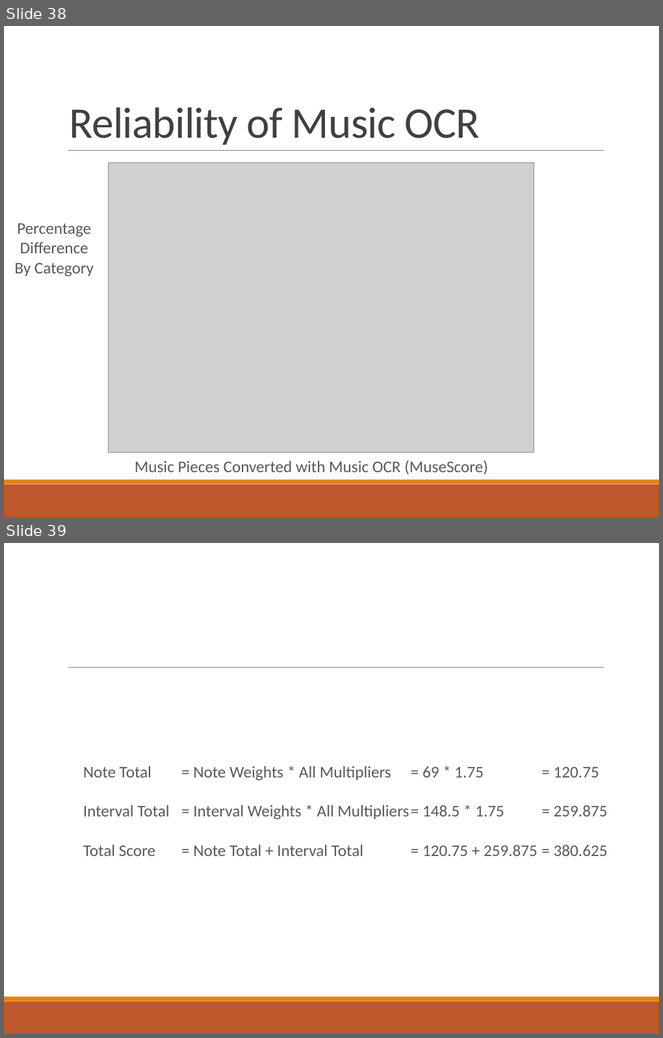
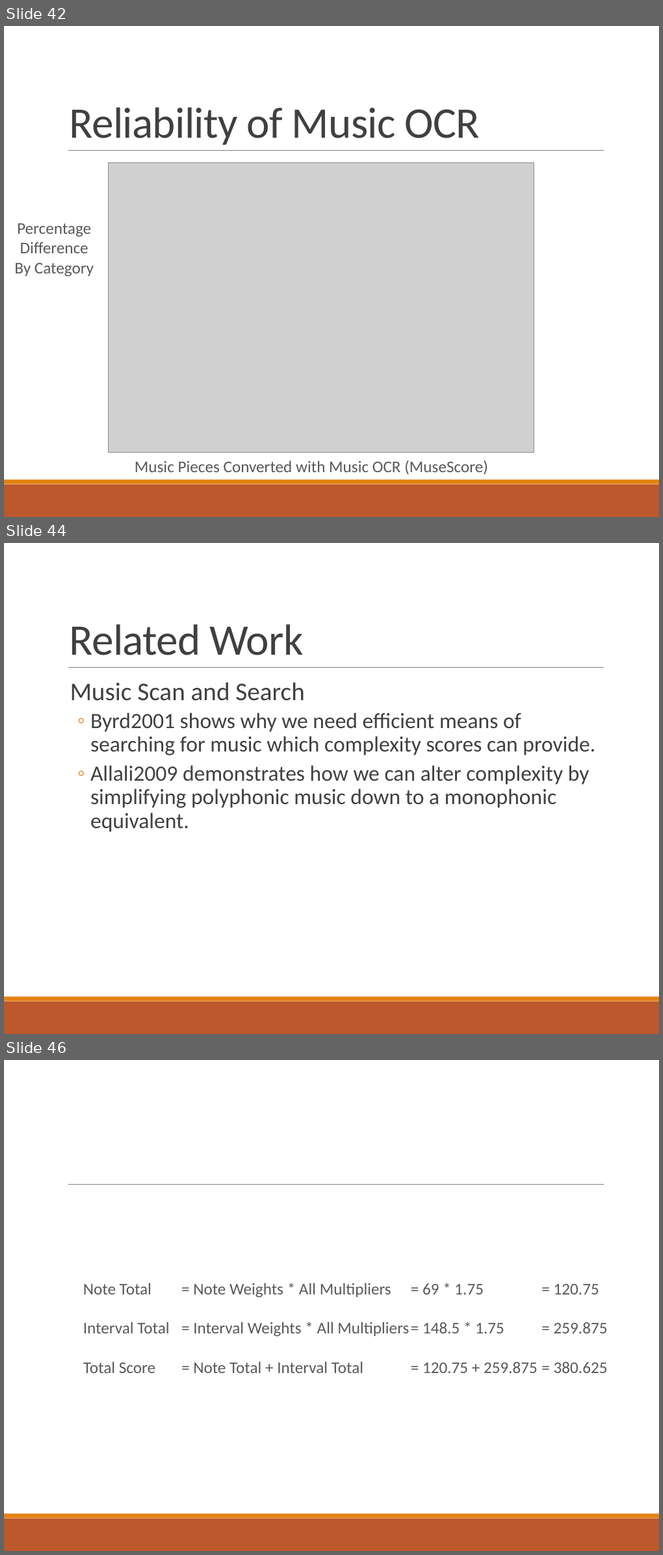
Before and after one commit to xwsxethan/MusicScoring, a slide deck: Documents/Thesis/ThesisDissertation.pptx. Shown one above the other, each under a label of ours: slides 38 and 39 before the commit, slides 42, 44 and 46 after it; the slides between them are not shown. The pictures are 663x1038 and 663x1555 pixels, drawn with LibreOffice and Linux fonts; fonts in the diff are those of the drawing; grey boxes stand for pictures. Boxes give left, top, right and bottom in pixels: in the first picture for what was removed or moved away, otherwise in the second. Text is boxed around its words. In the diff, an @@ line names an element or a change of style, - is before the commit and + after.

Commit message:
Updating slides with related work section at the end and more in depth proof of concept slides to cover the implementation.
Related to xwsxethan/MusicScoring#103

```diff
--- a/Documents/Thesis/ThesisDissertation.pptx
+++ b/Documents/Thesis/ThesisDissertation.pptx
@@ slide 44 added at <box>4,543,659,1034</box>, background #FFFFFF; not listed: 3 template elements that a slide beside it also shows @@
@@ title added at <box>70,624,304,655</box>, 48 pt, text #404040 @@
+Related Work
@@ text added at <box>70,682,596,832</box>, 24 pt, text #404040 @@
+  Music Scan and Search
+  ◦ Byrd2001 shows why we need efficient means of searching for music which complexity scores can provide.
+  ◦ Allali2009 demonstrates how we can alter complexity by simplifying polyphonic music down to a monophonic equivalent.
@@ what was slide 38 is now slide 42 @@
@@ what was slide 39 is now slide 46 @@
```
Also in this commit, not shown: 1 slide changed, 6 other slides added, 1 other file.
